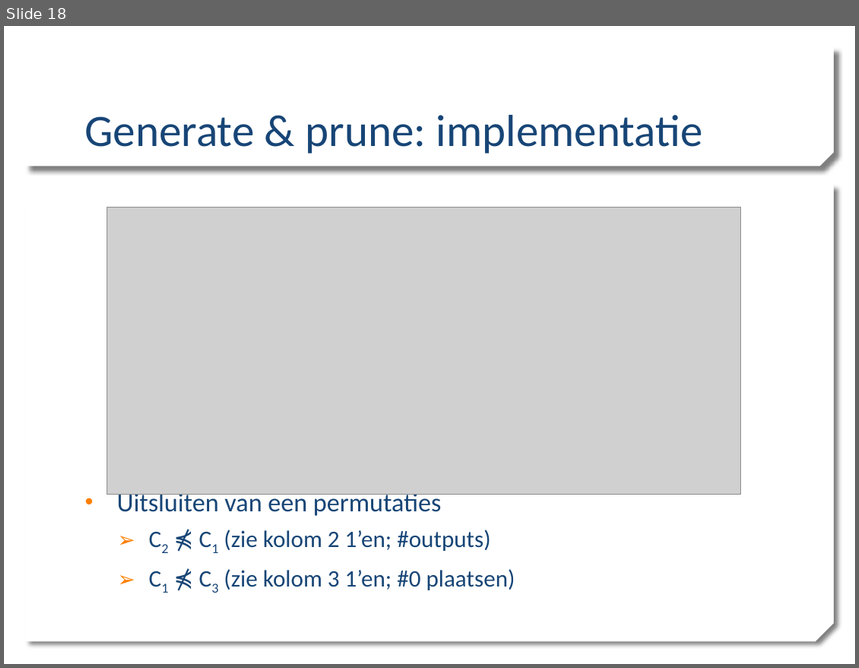
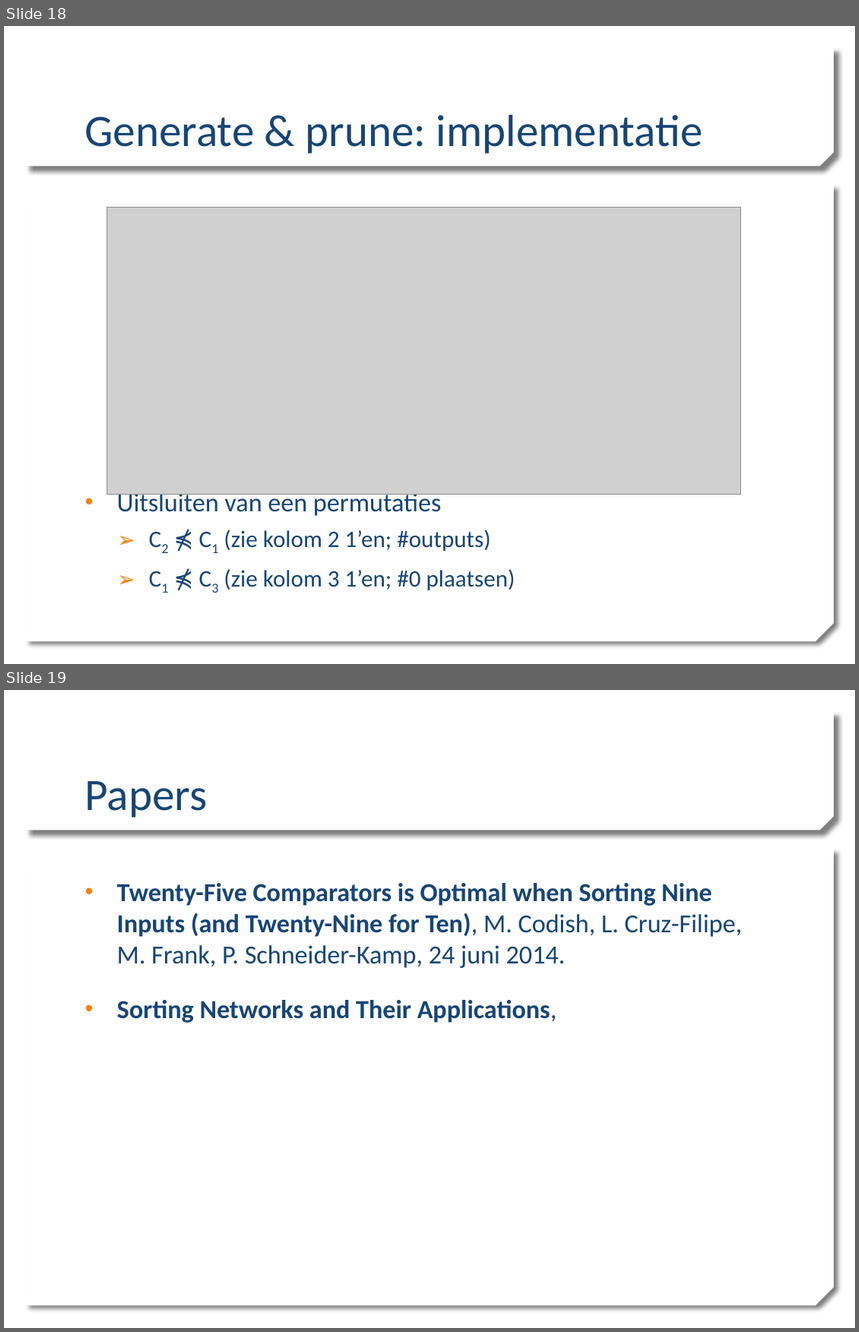
Before and after one commit to mdekempeneer/Research-Optimal-Size-Sorting-Networks, a slide deck: PPP1_WV.pptx. Shown one above the other, each under a label of ours: slide 18 before the commit, slides 18 and 19 after it. The pictures are 859x668 and 859x1332 pixels, drawn with LibreOffice and Linux fonts; fonts in the diff are those of the drawing; grey boxes stand for pictures; background and template pictures are left out. Boxes give left, top, right and bottom in pixels: in the first picture for what was removed or moved away, otherwise in the second. Text is boxed around its words. In the diff, an @@ line names an element or a change of style, - is before the commit and + after.

```diff
--- a/PPP1_WV.pptx
+++ b/PPP1_WV.pptx
@@ slide 19 added at (4, 690, 855, 1328), background picture (left out); not listed: 2 template elements that a slide beside it also shows @@
@@ title added at (85, 781, 208, 818), 38 pt, text #174576 @@
+Papers
@@ text added at (117, 883, 743, 1023), 22 pt, text #174576, bold @@
+• Twenty-Five Comparators is Optimal when Sorting Nine Inputs (and Twenty-Nine for Ten), M. Codish, L. Cruz-Filipe, M. Frank, P. Schneider-Kamp, 24 juni 2014.
+• Sorting Networks and Their Applications,
```
Also in this commit, not shown: 7 slides changed.
